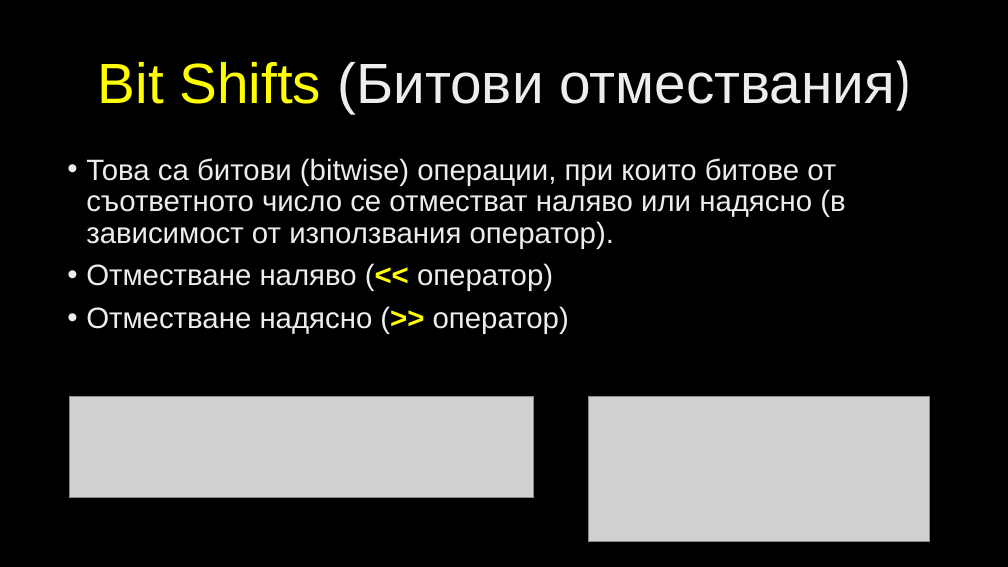
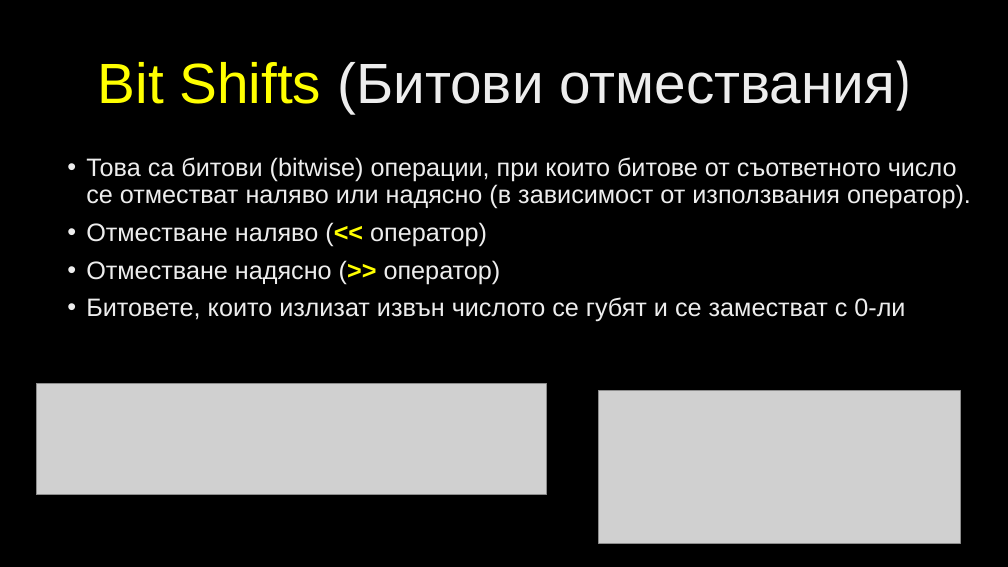
Before and after one commit to velizar92/CSharp-Programming-Presentations, a slide deck: slide 98 of C# Intermediate.pptx (slide 93 before the commit). Drawn at 1008x567 pixels with LibreOffice and Linux fonts; fonts in the diff are those of the drawing; grey boxes stand for pictures; background and template pictures are left out. Boxes give left, top, right and bottom in pixels: in the first picture for what was removed or moved away, otherwise in the second. Text is boxed around its words. In the diff, an @@ line names an element or a change of style, - is before the commit and + after.

```diff
--- a/C# Intermediate.pptx
+++ b/C# Intermediate.pptx
@@ text at [86,157,971,284]: size 28 to 24 pt in "Това са битови (bitwise) операции, при които ...", "Отместване наляво (<< оператор)", "Отместване надясно (>> оператор)" @@
@@ text at [86,297,905,322]: paragraph added @@
+• Битовете, които излизат извън числото се губят и се заместват с 0-ли
@@ picture: place and size @@
-picture at [70,397,534,498]
+picture at [36,384,547,495]
@@ picture: place and size @@
-picture at [589,397,929,541]
+picture at [599,391,960,544]
```
Also in this commit, not shown: 2 other slides changed, 6 slides added.
